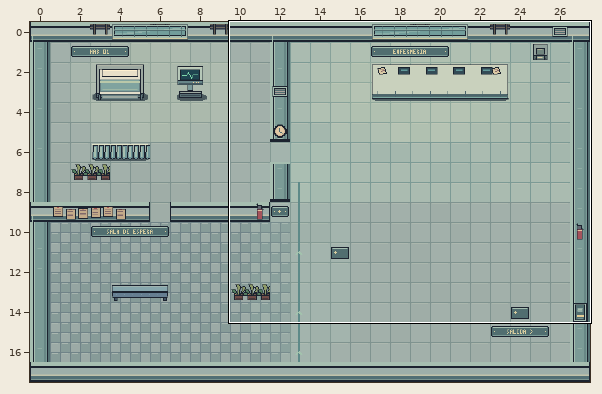
A Tiled map (JSON) gets an edit: assets/escenarios/hospital/mapa.tmj. Above: a wide view before the commit, with the close-up outlined.
Close-up. The starting point:
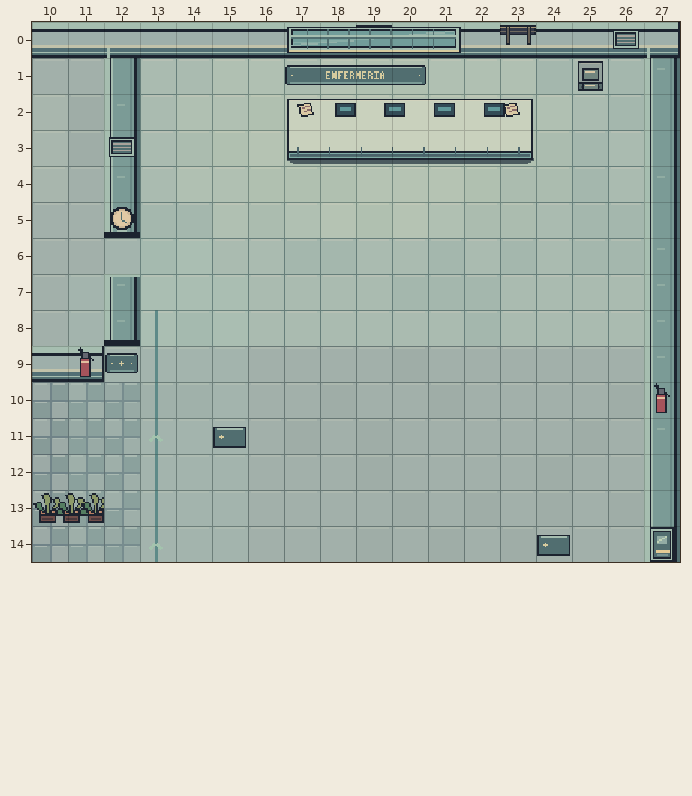
Cells are 24x24 px. Shown: x 10..27, y 0..14. The commit also changed other parts of the map, which this record leaves out.
New version:
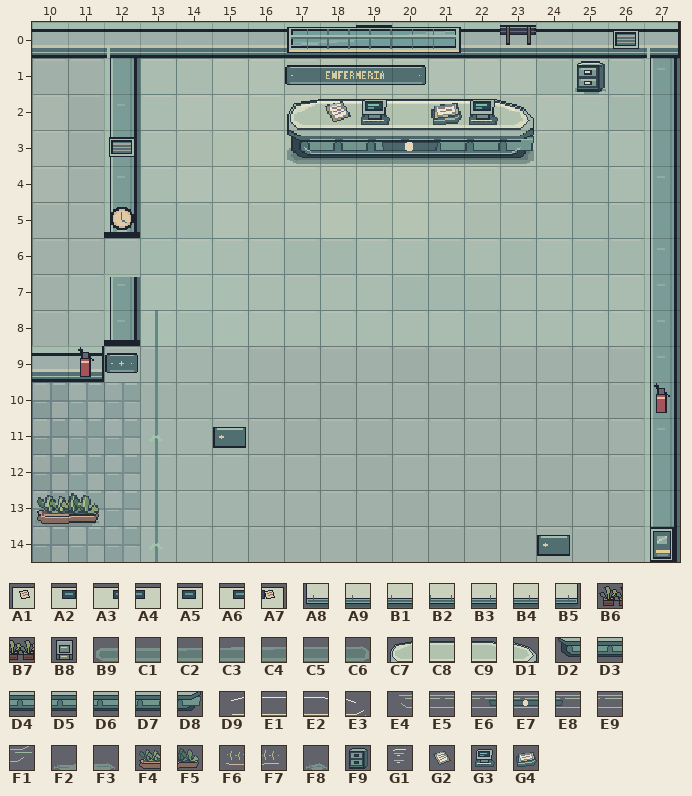
Key: from "Hospital": A1 46, A2 47, A3 48, A4 49, A5 50, A6 51, A7 52, A8 53, A9 54, B1 55, B2 56, B3 57, B4 58, B5 59, B6 63, B7 64, B8 66; from "Hospital · mobiliario por capa": B9 34, C1 35, C2 36, C3 37, C4 38, C5 39, C6 40, C7 41, C8 42, C9 43, D1 44, D2 45, D3 46, D4 47, D5 48, D6 49, D7 50, D8 51, D9 52, E1 53, E2 54, E3 55, E4 56, E5 57, E6 58, E7 59, E8 60, E9 61, F1 62, F2 71, F3 72, F4 73, F5 74, F6 75, F7 76, F8 77, F9 78, G1 79, G2 80, G3 81, G4 82.
__ is an empty cell.
Tiles of an added or newly shown layer are drawn over the layers below it.
The commit says: Detalla el mobiliario del hospital con sprites por capas
From old to new:
Layer "Mobiliario" (removed):
The edit erases tile A1 in row 2 at x 17.
The edit erases tile A2 in row 2 at x 18.
The edit erases tile A3 in row 2 at x 19.
The edit erases tile A4 in row 2 at x 20.
The edit erases tile A5 in row 2 at x 21.
The edit erases tile A6 in row 2 at x 22.
The edit erases tile A7 in row 2 at x 23.
The edit erases tile A8 in row 3 at x 17.
The edit erases tile A9 in row 3 at x 18.
The edit erases tile B1 in row 3 at x 19.
The edit erases tile B2 in row 3 at x 20.
The edit erases tile B3 in row 3 at x 21.
The edit erases tile B4 in row 3 at x 22.
The edit erases tile B5 in row 3 at x 23.
The edit erases tile B6 in row 13 at x 10.
The edit erases tile B7 in row 13 at x 11.
The edit erases tile B8 in row 1 at x 25.
Layer "Mobiliario · sombras" (added):
There is now tile B9 in row 3 at x 17.
There is now tile C1 in row 3 at x 18.
There is now tile C2 in row 3 at x 19.
There is now tile C3 in row 3 at x 20.
There is now tile C4 in row 3 at x 21.
There is now tile C5 in row 3 at x 22.
There is now tile C6 in row 3 at x 23.
There is now tile F2 in row 13 at x 10.
There is now tile F3 in row 13 at x 11.
There is now tile F8 in row 1 at x 25.
Layer "Mobiliario · bases" (added):
There is now tile C7 in row 2 at x 17.
There is now tile C8 in row 2 at x 18 to 21.
There is now tile C9 in row 2 at x 22.
There is now tile D1 in row 2 at x 23.
There is now tile D2 in row 3 at x 17.
There is now tile D3 in row 3 at x 18.
There is now tile D4 in row 3 at x 19.
There is now tile D5 in row 3 at x 20.
There is now tile D6 in row 3 at x 21.
There is now tile D7 in row 3 at x 22.
There is now tile D8 in row 3 at x 23.
There is now tile F4 in row 13 at x 10.
There is now tile F5 in row 13 at x 11.
There is now tile F9 in row 1 at x 25.
Layer "Mobiliario · detalles" (added):
There is now tile D9 in row 2 at x 17.
There is now tile E1 in row 2 at x 18 to 21.
There is now tile E2 in row 2 at x 22.
There is now tile E3 in row 2 at x 23.
There is now tile E4 in row 3 at x 17.
There is now tile E5 in row 3 at x 18.
There is now tile E6 in row 3 at x 19.
There is now tile E7 in row 3 at x 20.
There is now tile E8 in row 3 at x 21.
There is now tile E9 in row 3 at x 22.
There is now tile F1 in row 3 at x 23.
There is now tile F6 in row 13 at x 10.
There is now tile F7 in row 13 at x 11.
There is now tile G1 in row 1 at x 25.
Layer "Mobiliario · accesorios" (added):
There is now tile G2 in row 2 at x 18.
There is now tile G3 in row 2 at x 19 and 22.
There is now tile G4 in row 2 at x 21.
Where, in picture pixels (left, top, right, bottom), the same in both close-ups:
changed: (575, 61, 606, 94)
changed: (287, 99, 534, 164)
changed: (33, 493, 104, 526)
